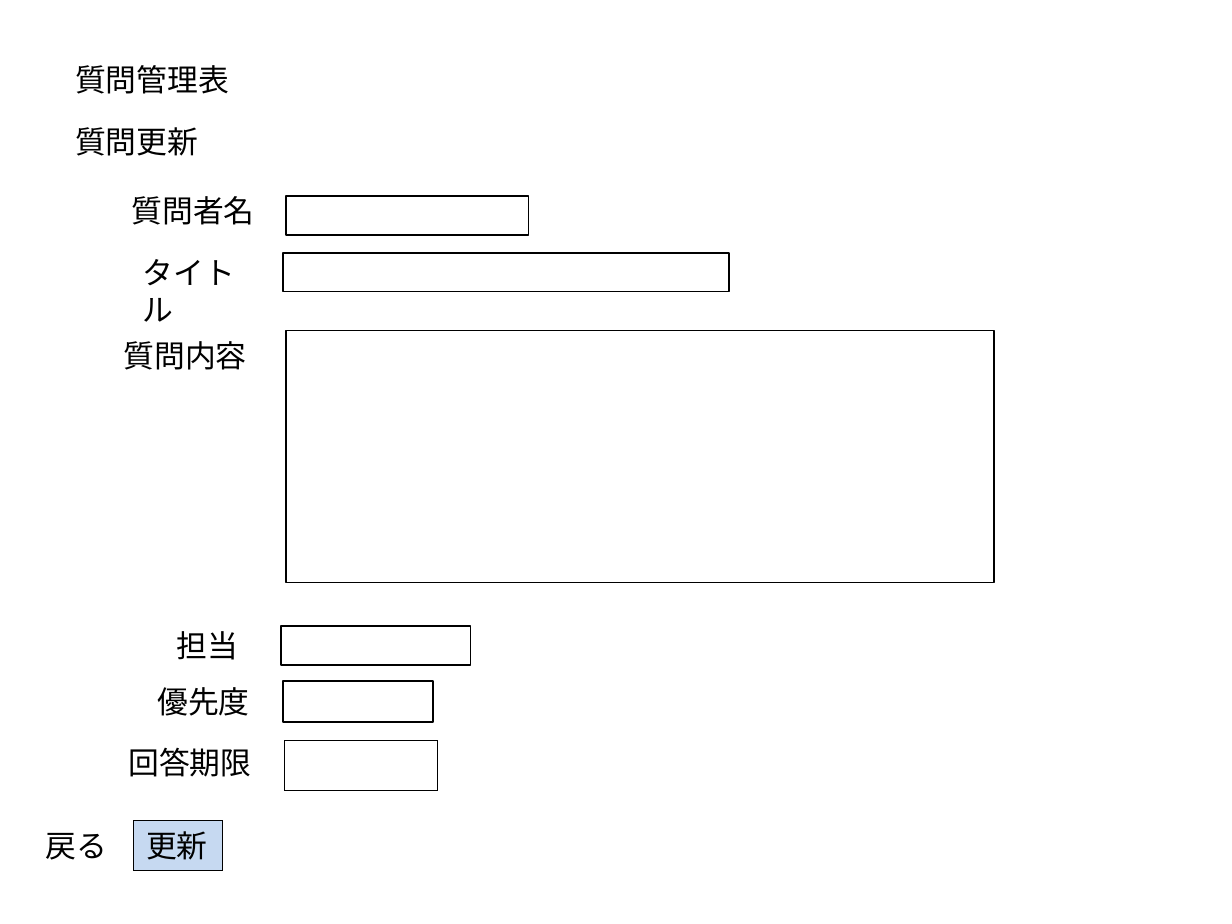
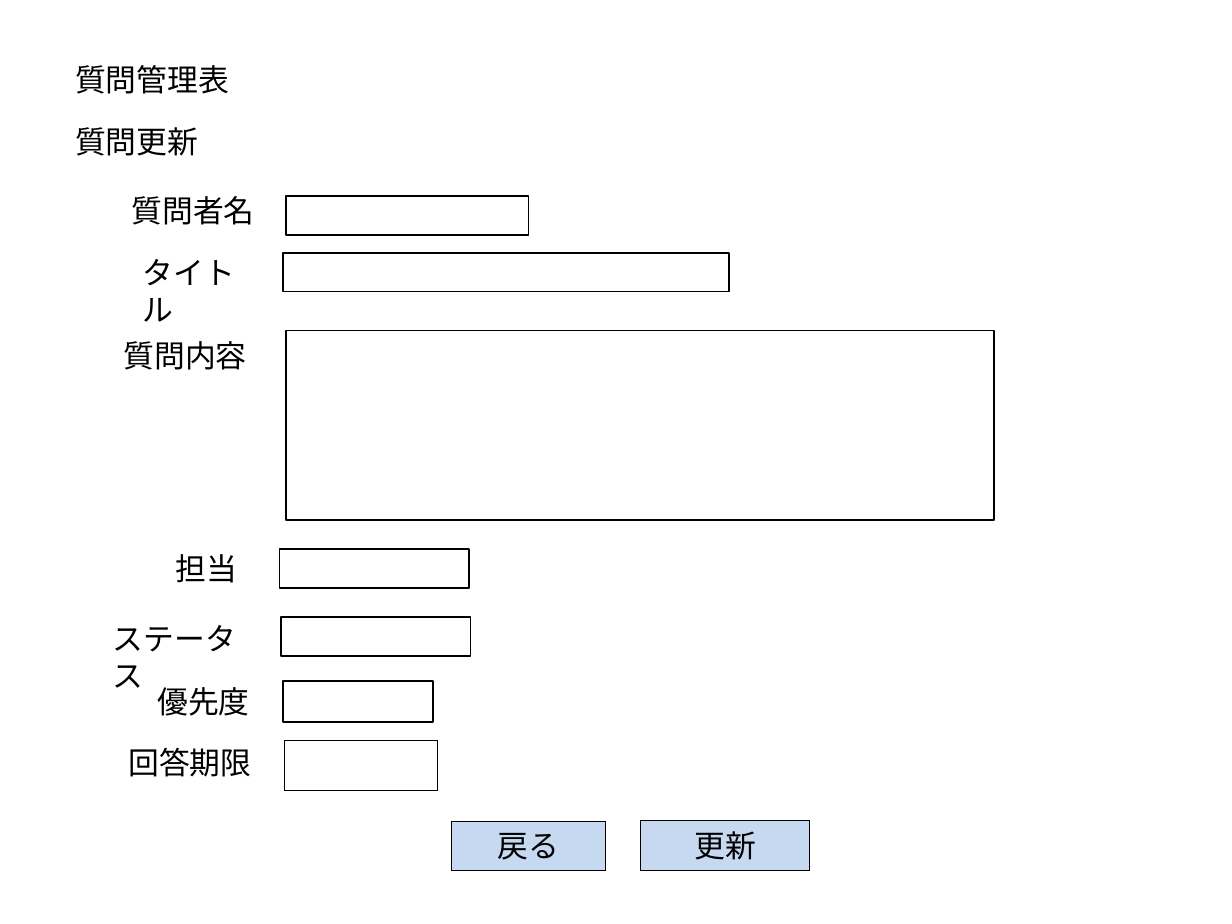
Before and after one commit to t-shimada/qa-docs, a slide deck: slide 4 of 画面一覧.pptx (slide 3 before the commit). Drawn at 1232x924 pixels with LibreOffice and Linux fonts; fonts in the diff are those of the drawing. Boxes give left, top, right and bottom in pixels: in the first picture for what was removed or moved away, otherwise in the second. Text is boxed around its words. In the diff, an @@ line names an element or a change of style, - is before the commit and + after.

```diff
--- a/画面一覧.pptx
+++ b/画面一覧.pptx
@@ rectangle: place and size @@
-rectangle at <box>286,330,994,583</box>
+rectangle at <box>286,330,994,520</box>
@@ text "担当": place and size @@
-text "担当" at <box>177,631,239,660</box>
+text "担当" at <box>175,554,237,583</box>
@@ rectangle: place and size @@
-rectangle at <box>281,626,471,664</box>
+rectangle at <box>280,549,469,588</box>
@@ text added at <box>113,625,236,688</box>, 18 pt, text #000000 @@
+ステータス
@@ rectangle added at <box>281,617,471,655</box>, fill #FFFFFF, outline #000000 1 pt @@
@@ rectangle "戻る": place and size @@
-rectangle "戻る" at <box>46,833,108,860</box>
+rectangle "戻る" at <box>452,821,606,870</box>
@@ rectangle "戻る" at <box>452,821,606,870</box>: alignment left to centre; fill none to #C6D9F1; outline none to #000000 0.75 pt @@
@@ rectangle "更新": place and size @@
-rectangle "更新" at <box>134,821,223,870</box>
+rectangle "更新" at <box>641,821,811,870</box>
@@ rectangle "更新" at <box>641,821,811,870</box>: alignment left to centre @@
```
Also in this commit, not shown: 4 other slides changed, 2 slides added, 3 other files.
